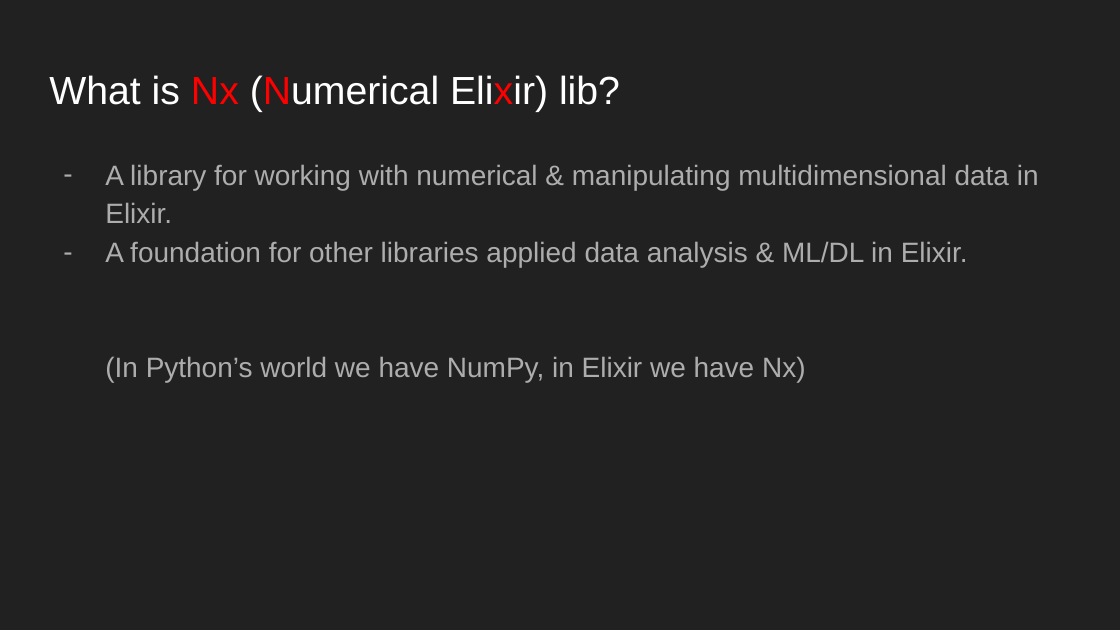
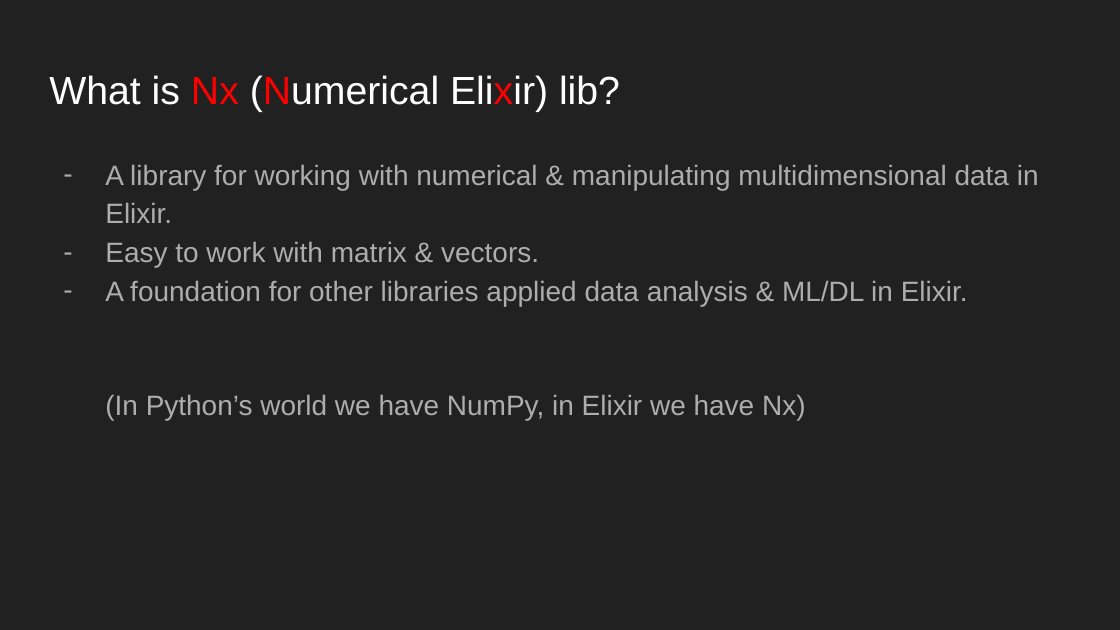
Before and after one commit to ohhi-vn/sharing_intro_nx, a slide deck: slide 5 of Slide/Introducing Nx lib.pptx. Drawn at 1120x630 pixels with LibreOffice and Linux fonts; fonts in the diff are those of the drawing. Boxes give left, top, right and bottom in pixels: in the first picture for what was removed or moved away, otherwise in the second. Text is boxed around its words. In the diff, an @@ line names an element or a change of style, - is before the commit and + after.

```diff
--- a/Slide/Introducing Nx lib.pptx
+++ b/Slide/Introducing Nx lib.pptx
@@ text at [105, 241, 539, 267]: paragraph added @@
+– Easy to work with matrix & vectors.
```
Also in this commit, not shown: 1 other slide changed, 1 slide added, 1 slide removed, 3 other files.
